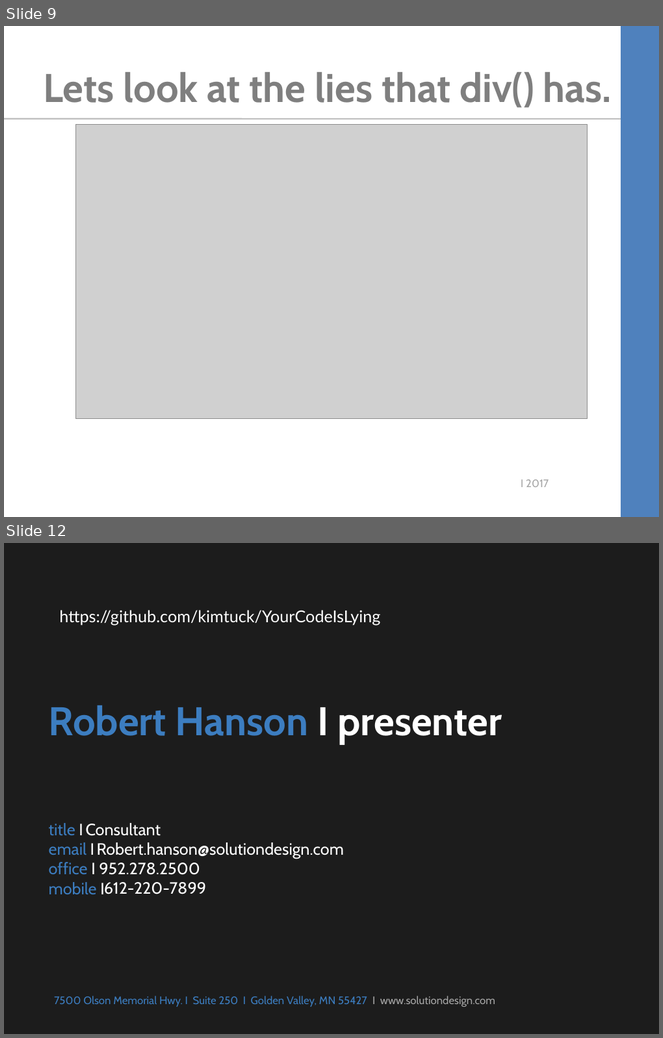
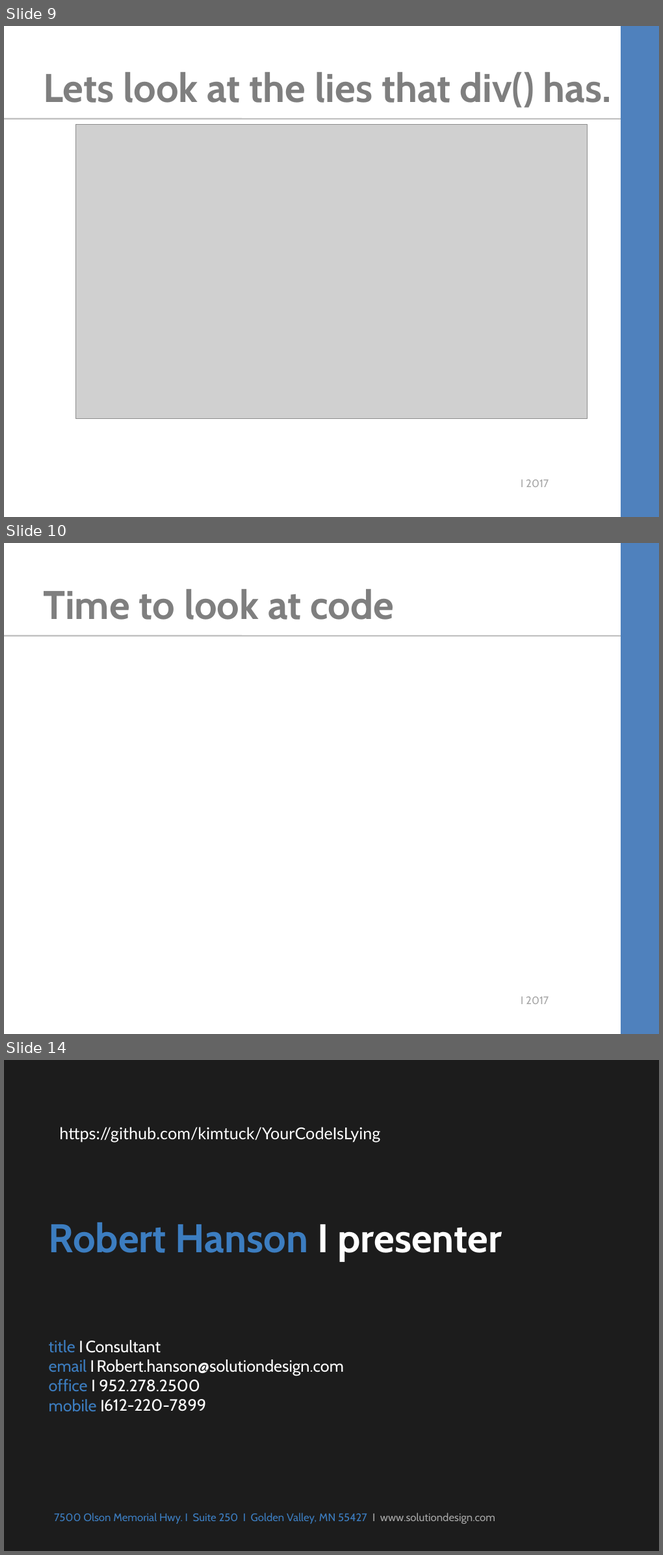
Before and after one commit to kimtuck/YourCodeIsLying, a slide deck: YourCodeIsLying.ppt. Shown one above the other, each under a label of ours: slides 9 and 12 before the commit, slides 9, 10 and 14 after it; the slides between them are not shown. The pictures are 663x1038 and 663x1555 pixels, drawn with LibreOffice and Linux fonts; fonts in the diff are those of the drawing; grey boxes stand for pictures; background and template pictures are left out. Boxes give left, top, right and bottom in pixels: in the first picture for what was removed or moved away, otherwise in the second. Text is boxed around its words. In the diff, an @@ line names an element or a change of style, - is before the commit and + after.

```diff
--- a/YourCodeIsLying.ppt
+++ b/YourCodeIsLying.ppt
@@ slide 10 added at bbox=[4, 543, 659, 1034], background #FFFFFF; not listed: 3 template elements that a slide beside it also shows @@
@@ title added at bbox=[43, 589, 395, 620], 44 pt, text #7F7F7F, bold @@
+Time to look at code
@@ what was slide 12 is now slide 14 @@
```
Also in this commit, not shown: 1 slide changed, 2 other slides added, 1 slide removed, 3 other files.
